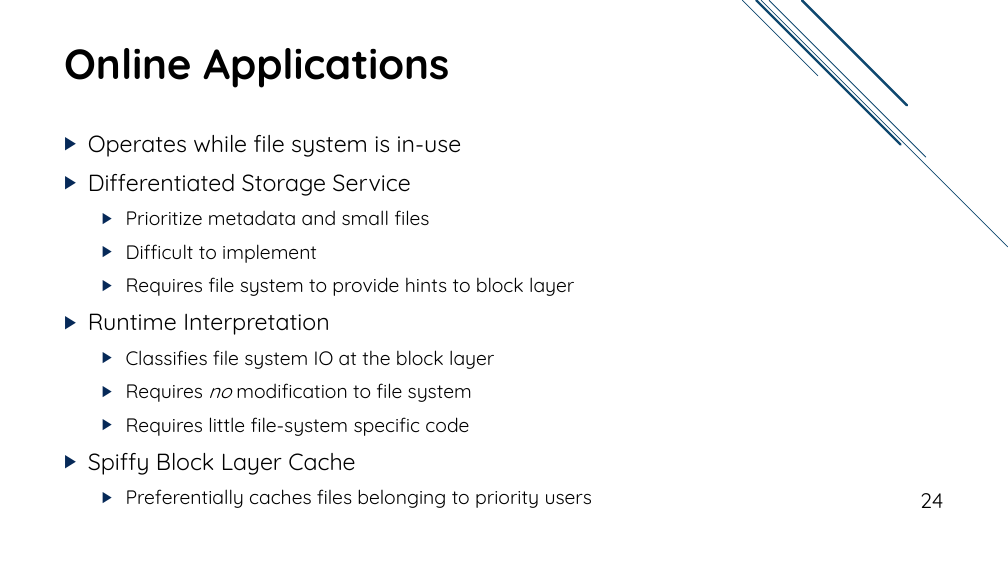
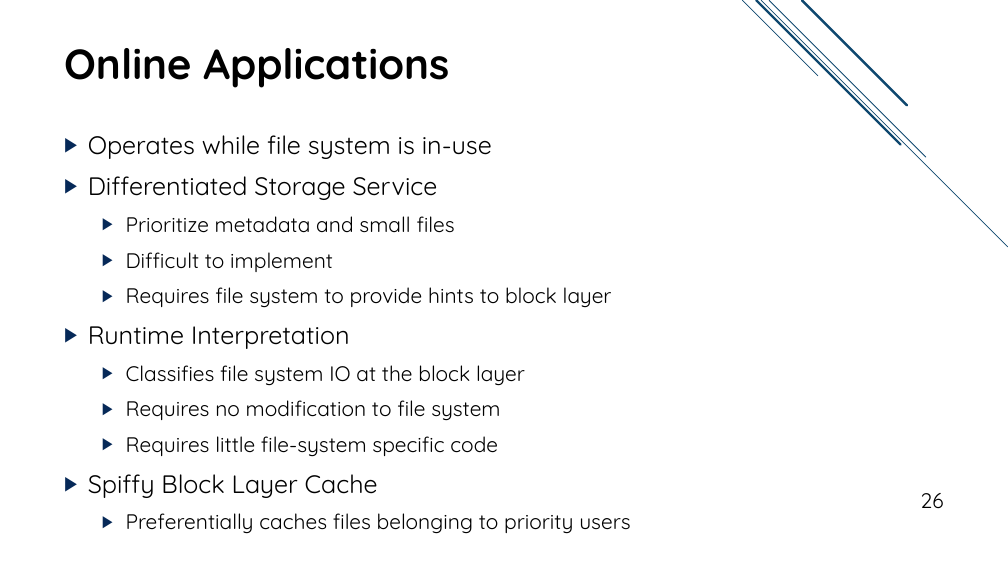
Before and after one commit to jacksun007/spiffy-paper, a slide deck: slide 26 of talk/spiffy_talk.pptx (slide 24 before the commit). Drawn at 1008x567 pixels with LibreOffice and Linux fonts; fonts in the diff are those of the drawing. Boxes give left, top, right and bottom in pixels: in the first picture for what was removed or moved away, otherwise in the second. Text is boxed around its words. In the diff, an @@ line names an element or a change of style, - is before the commit and + after.

```diff
--- a/talk/spiffy_talk.pptx
+++ b/talk/spiffy_talk.pptx
@@ text "Operates while file system is ..." at bbox=[88, 135, 630, 534]: size 22.2 to 24 pt in "Operates while file system is in-use", "Differentiated Storage Service", "Runtime Interpretation", "Spiffy Block Layer Cache"; size 18.5 to 20 pt in "Prioritize metadata and small files", "Difficult to implement", "Requires file system to provide hints to ...", "Classifies file system IO at the block ..." and 3 more places; italic off in "no" @@
@@ page number at bbox=[920, 493, 943, 509]: text changed @@
-24
+26
```
Also in this commit, not shown: 21 other slides changed, 2 slides added.
